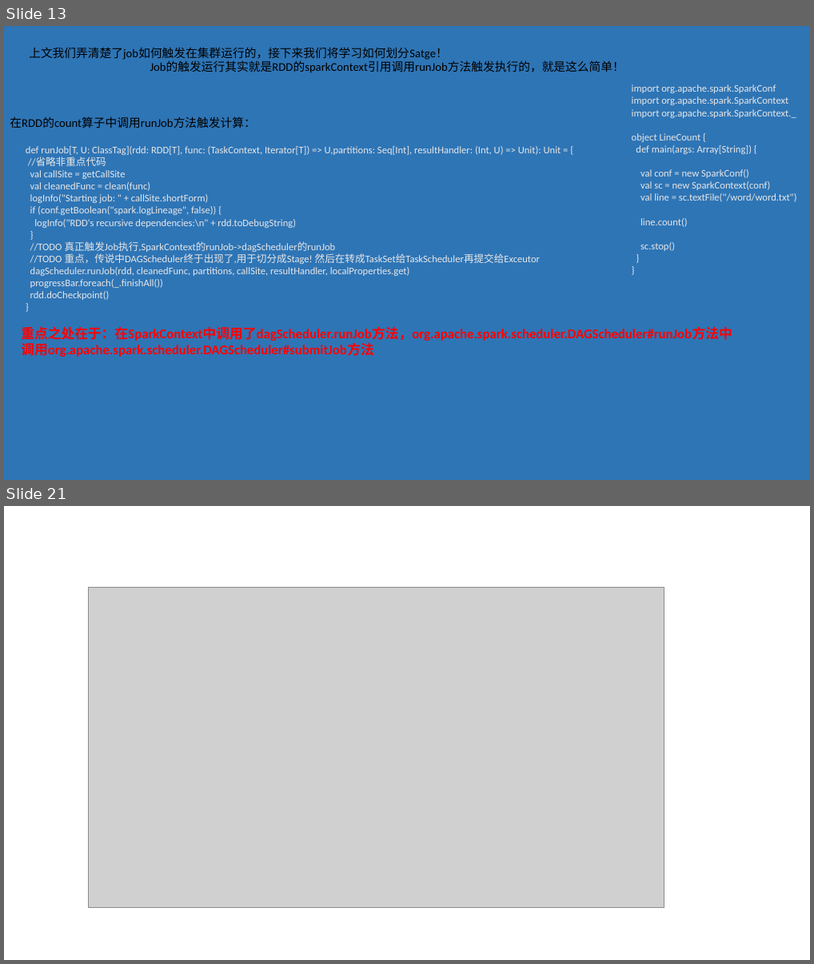
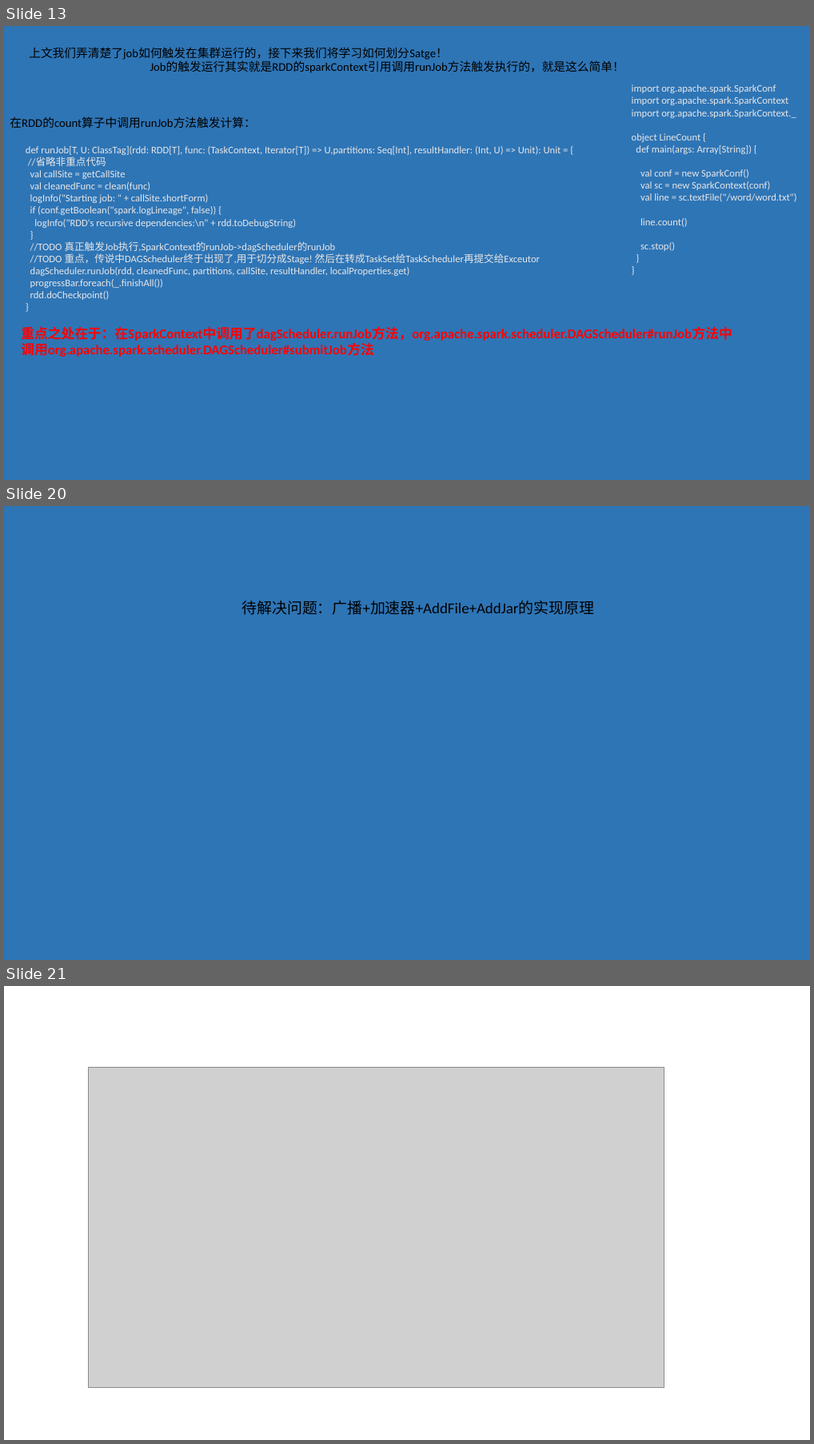
Before and after one commit to Dax1n/Spark2.1.0, a slide deck: Spark阅读源码的笔记.pptx. Shown one above the other, each under a label of ours: slides 13 and 21 before the commit, slides 13, 20 and 21 after it; the slides between them are not shown. The pictures are 814x964 and 814x1444 pixels, drawn with LibreOffice and Linux fonts; fonts in the diff are those of the drawing; grey boxes stand for pictures. Boxes give left, top, right and bottom in pixels: in the first picture for what was removed or moved away, otherwise in the second. Text is boxed around its words. In the diff, an @@ line names an element or a change of style, - is before the commit and + after.

```diff
--- a/Spark阅读源码的笔记.pptx
+++ b/Spark阅读源码的笔记.pptx
@@ slide 20 added at (4, 506, 810, 960), background #2E75B6 @@
@@ text added at (242, 600, 594, 615), 18 pt, text #000000 @@
+待解决问题：广播+加速器+AddFile+AddJar的实现原理
```
Also in this commit, not shown: 4 other slides added, 5 slides removed, 10 other files.
